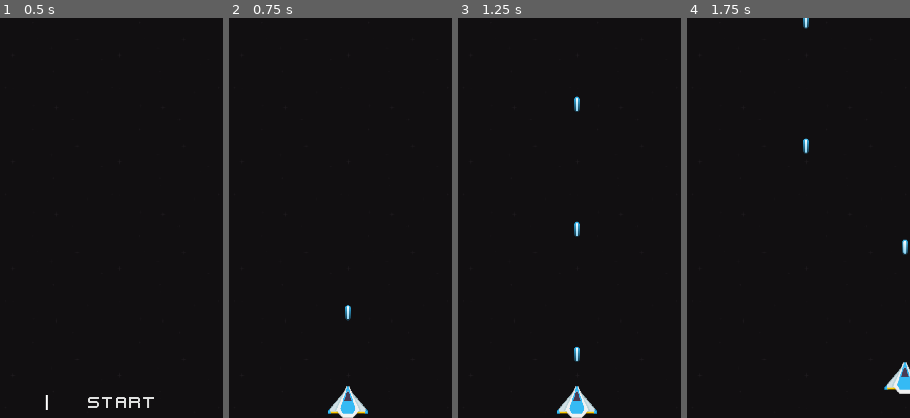
Above: before the commit, frames 1-4 (left to right).
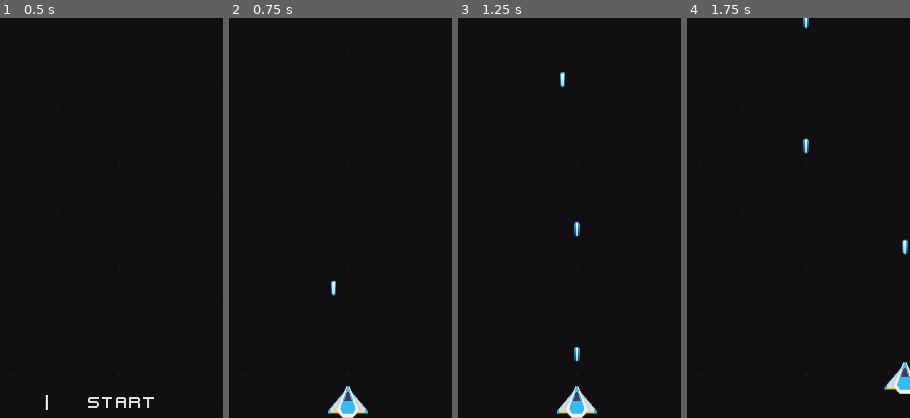
Above: after the commit, the same moments.

Repository: sakkaku-dev/space-shooter
Game: Godot game, scene res://scenes/Game.tscn
The game is run twice, just before and just after one commit, with the same random seed, the same clock (stepped at 60 frames per second) and the same inputs.
Inputs (mouse positions are % of the whole screen's width and height, from its top left):
- Up to frame 1 (0.5 s): no input
- Up to frame 2 (0.75 s): click "Start" at 0.5 s
- Up to frame 3 (1.25 s): no input
- Up to frame 4 (1.75 s): tap Enter at 1.25 s; move the mouse to (72, 45) at 1.27 s; hold Right (ui_right) from 1.28 s (still down); click (72, 45) at 1.42 s
The pictures show only the part of the screen within x 24-74%, y 0-50%; the shares and areas given below are measured in that part.

Frame 1 is identical in both runs. In frame 2, 0.2% of the frame differs, in the area x 45-55%, y 65-76%; in frame 3, 0.2%, in the area x 45-55%, y 13-24%; in frame 4, nothing differs.

Commit message:
Prevent player from moving outside viewport

Diff:
--- a/scenes/Game.gd
+++ b/scenes/Game.gd
@@ -27,6 +27,10 @@
 		time += delta
 		score.text = str(_get_score())
 
+		if get_viewport_rect().has_point(get_global_mouse_position()):
+			Input.set_mouse_mode(Input.MOUSE_MODE_HIDDEN)
+		else:
+			Input.set_mouse_mode(Input.MOUSE_MODE_VISIBLE)
 
 func _get_score():
 	return int(time / 5.0)
--- a/shared/state/MouseFollowState.gd
+++ b/shared/state/MouseFollowState.gd
@@ -7,6 +7,12 @@
 export var body_path: NodePath
 onready var body: Node2D = get_node(body_path)
 
+
 func _physics_process(delta):
 	if follow:
-		body.global_position = body.get_global_mouse_position()
+		var pos = body.get_global_mouse_position()
+		if _is_inside_viewport(pos):
+			body.global_position = body.global_position.move_toward(pos, 1000)
+
+func _is_inside_viewport(pos: Vector2):
+	return get_viewport().get_visible_rect().has_point(pos)
